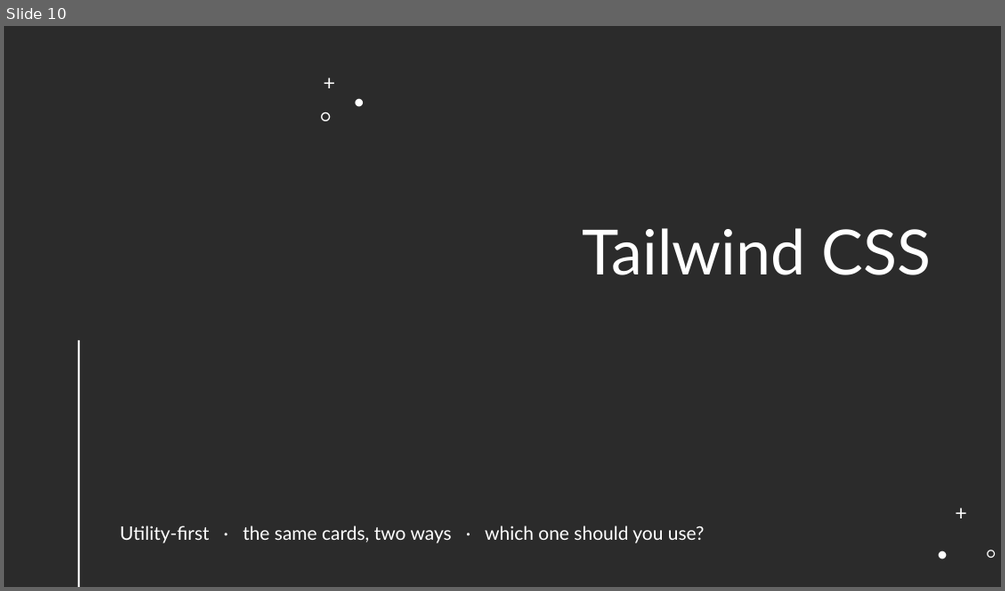
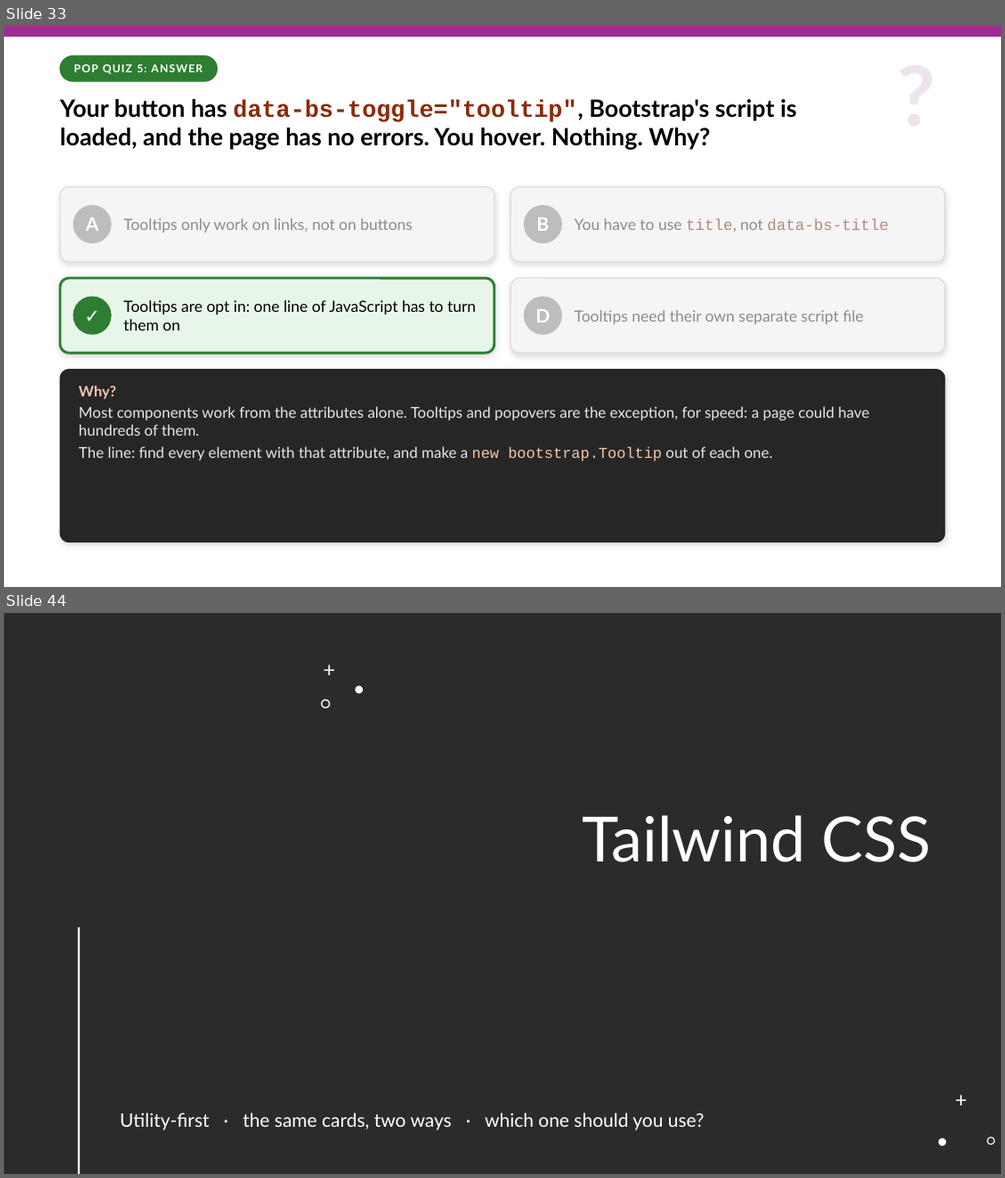
Before and after one commit to x97gfq/WEBD1000_Fall2026, a slide deck: 11_Customizing_Bootstrap_Tailwind/Customizing_Bootstrap_Tailwind.pptx. Shown one above the other, each under a label of ours: slide 10 before the commit, slides 33 and 44 after it; the slides between them are not shown. The pictures are 1005x591 and 1005x1178 pixels, drawn with LibreOffice and Linux fonts; fonts in the diff are those of the drawing; background and template pictures are left out; a plain dark background stands for a picture behind light text. Boxes give left, top, right and bottom in pixels: in the first picture for what was removed or moved away, otherwise in the second. Text is boxed around its words. In the diff, an @@ line names an element or a change of style, - is before the commit and + after.

```diff
--- a/11_Customizing_Bootstrap_Tailwind/Customizing_Bootstrap_Tailwind.pptx
+++ b/11_Customizing_Bootstrap_Tailwind/Customizing_Bootstrap_Tailwind.pptx
@@ slide 33 added at [4,26,1001,587], background #FFFFFF @@
@@ rectangle added at [4,26,1001,37], fill #A02B93, outline #A02B93 1 pt @@
@@ text added at [872,41,961,145], 80 pt, text #EFE3EE, bold @@
+?
@@ rounded rectangle added at [60,56,217,81], fill #2E7D32, outline #2E7D32 1 pt @@
@@ text added at [74,64,202,74], 10.5 pt, text #FFFFFF, bold @@
+POP QUIZ 5: ANSWER
@@ text added at [60,99,797,150], 23 pt, text #000000, bold @@
+Your button has data-bs-toggle="tooltip", Bootstrap's script is loaded, and the page has no errors. You hover. Nothing. Why?
@@ rounded rectangle added at [60,187,494,262], fill #F5F5F5, outline #E0E0E0 1.25 pt @@
@@ ellipse added at [73,206,111,243], fill #BDBDBD, outline #BDBDBD 1 pt @@
@@ rounded rectangle added at [511,187,946,262], fill #F5F5F5, outline #E0E0E0 1.25 pt @@
@@ ellipse added at [525,206,562,243], fill #BDBDBD, outline #BDBDBD 1 pt @@
@@ text added at [86,217,99,231], 18 pt, text #FFFFFF, bold @@
+A
@@ text added at [123,218,413,232], 15 pt, text #8C8C8C @@
+Tooltips only work on links, not on buttons
@@ text added at [536,217,549,231], 18 pt, text #FFFFFF, bold @@
+B
@@ text added at [574,218,888,232], 15 pt, text #B08A7E @@
+You have to use title, not data-bs-title
@@ rounded rectangle added at [60,278,494,353], fill #E8F5E9, outline #2E7D32 2.5 pt @@
@@ rounded rectangle added at [511,278,946,353], fill #F5F5F5, outline #E0E0E0 1.25 pt @@
@@ ellipse added at [73,297,111,334], fill #2E7D32, outline #2E7D32 1 pt @@
@@ text added at [73,297,111,334], 18 pt, text #FFFFFF, bold @@
+✓
@@ text added at [123,300,476,330], 15 pt, text #000000 @@
+Tooltips are opt in: one line of JavaScript has to turn them on
@@ ellipse added at [525,297,562,334], fill #BDBDBD, outline #BDBDBD 1 pt @@
@@ text added at [535,309,550,322], 18 pt, text #FFFFFF, bold @@
+D
@@ text added at [574,310,863,324], 15 pt, text #8C8C8C @@
+Tooltips need their own separate script file
@@ rounded rectangle added at [60,370,945,542], fill #262626, outline #262626 0.75 pt @@
@@ text added at [79,386,116,399], 14 pt, text #F2C6AC, bold @@
+Why?
@@ text added at [79,406,869,461], 14.5 pt, text #E6E6E6 @@
+• Most components work from the attributes alone. Tooltips and popovers are the exception, for speed: a page could have hundreds of them.
+• The line: find every element with that attribute, and make a new bootstrap.Tooltip out of each one.
@@ what was slide 10 is now slide 44 @@
```
Also in this commit, not shown: 14 slides changed, 37 other slides added, 17 other files.
